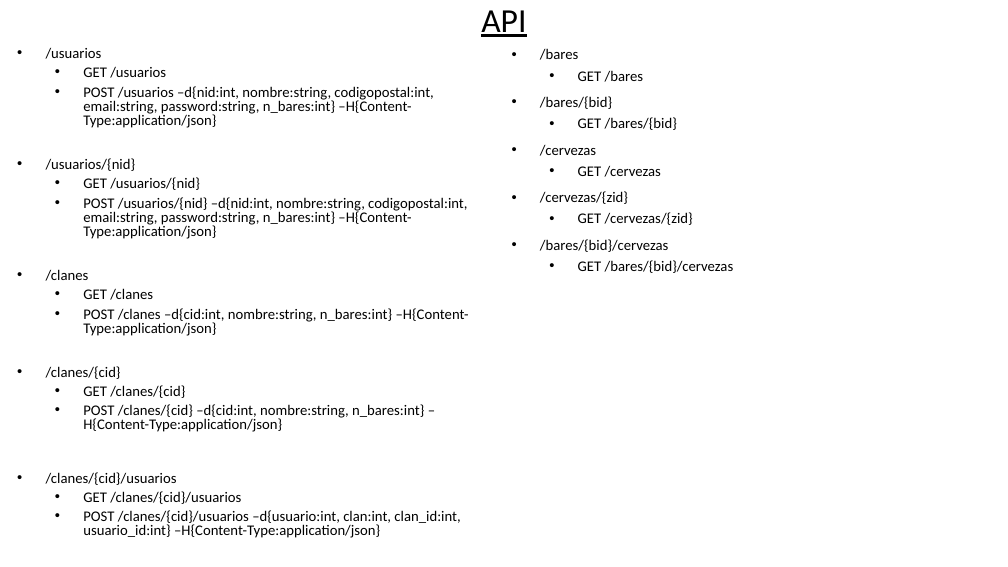
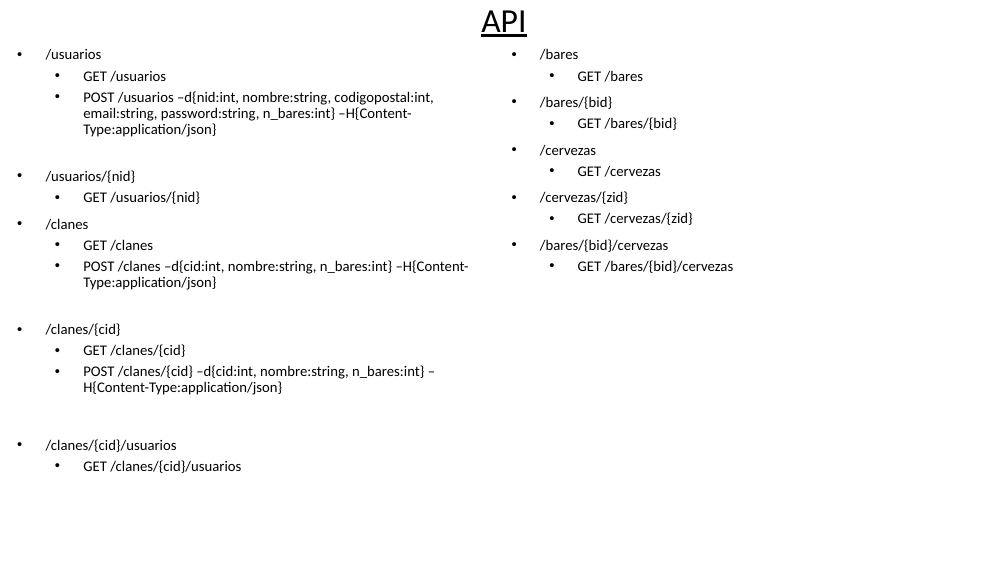
Before and after one commit to borjasegui/ChipdrunksAPI, a slide deck: slide 1 of Documentacion/documentacionAPI.pptx. Drawn at 1008x567 pixels with LibreOffice and Linux fonts; fonts in the diff are those of the drawing. Boxes give left, top, right and bottom in pixels: in the first picture for what was removed or moved away, otherwise in the second. Text is boxed around its words. In the diff, an @@ line names an element or a change of style, - is before the commit and + after.

```diff
--- a/Documentacion/documentacionAPI.pptx
+++ b/Documentacion/documentacionAPI.pptx
@@ subtitle "/usuarios" at (x1=46, y1=49, x2=469, y2=473): line spacing 0.8 to 0.9 @@
@@ subtitle at (x1=83, y1=197, x2=467, y2=239): paragraph removed @@
-  • POST /usuarios/{nid} –d{nid:int, nombre:string, codigopostal:int, email:string, password:string, n_bares:int} –H{Content-Type:application/json}
@@ subtitle at (x1=83, y1=510, x2=460, y2=538): paragraph removed @@
-  • POST /clanes/{cid}/usuarios –d{usuario:int, clan:int, clan_id:int, usuario_id:int} –H{Content-Type:application/json}
```
Also in this commit, not shown: 53 other files.
